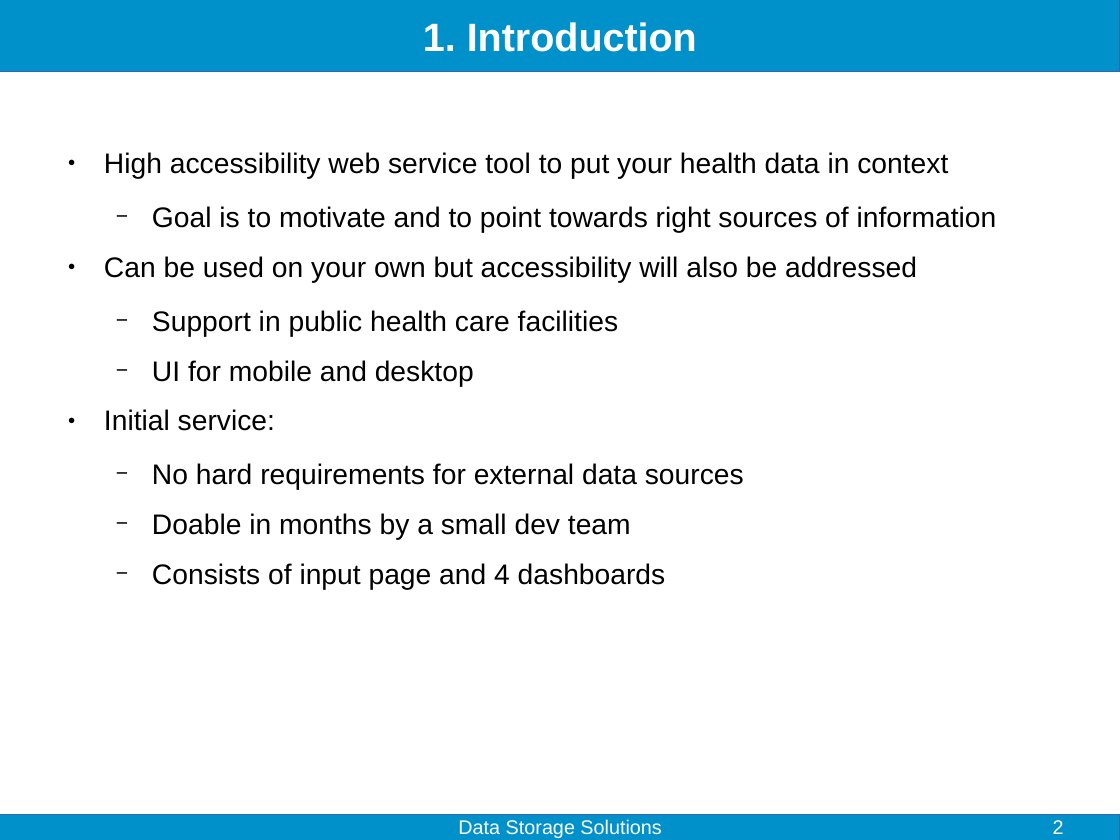
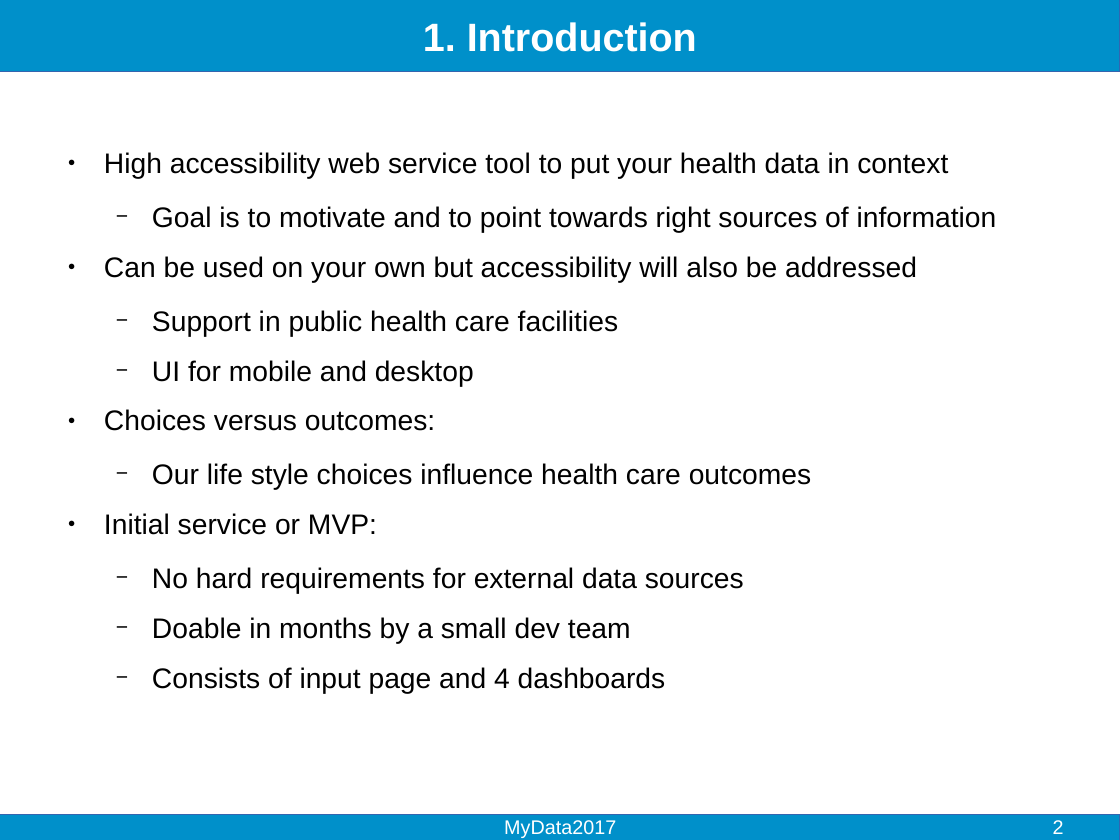
Before and after one commit to Gulfa/mydata_hackathon, a slide deck: slide 2 of Slides.odp. Drawn at 1120x840 pixels with LibreOffice and Linux fonts; fonts in the diff are those of the drawing. Boxes give left, top, right and bottom in pixels: in the first picture for what was removed or moved away, otherwise in the second. Text is boxed around its words. In the diff, an @@ line names an element or a change of style, - is before the commit and + after.

```diff
--- a/Slides.odp
+++ b/Slides.odp
@@ text at <box>104,409,811,535</box>: text changed @@
-● Initial service:
+● Choices versus outcomes:
+  − Our life style choices influence health care outcomes
+● Initial service or MVP:
@@ text at <box>504,820,616,838</box>: text changed @@
-Data Storage Solutions
+MyData2017
```
Also in this commit, not shown: 5 other slides changed, 1 slide added.
